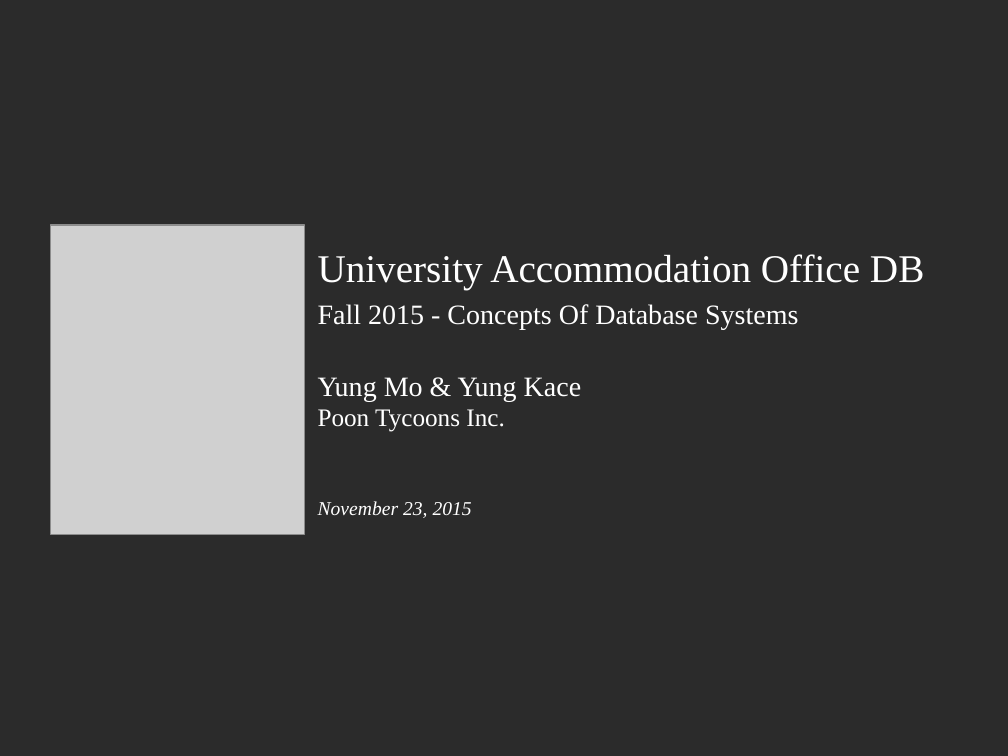
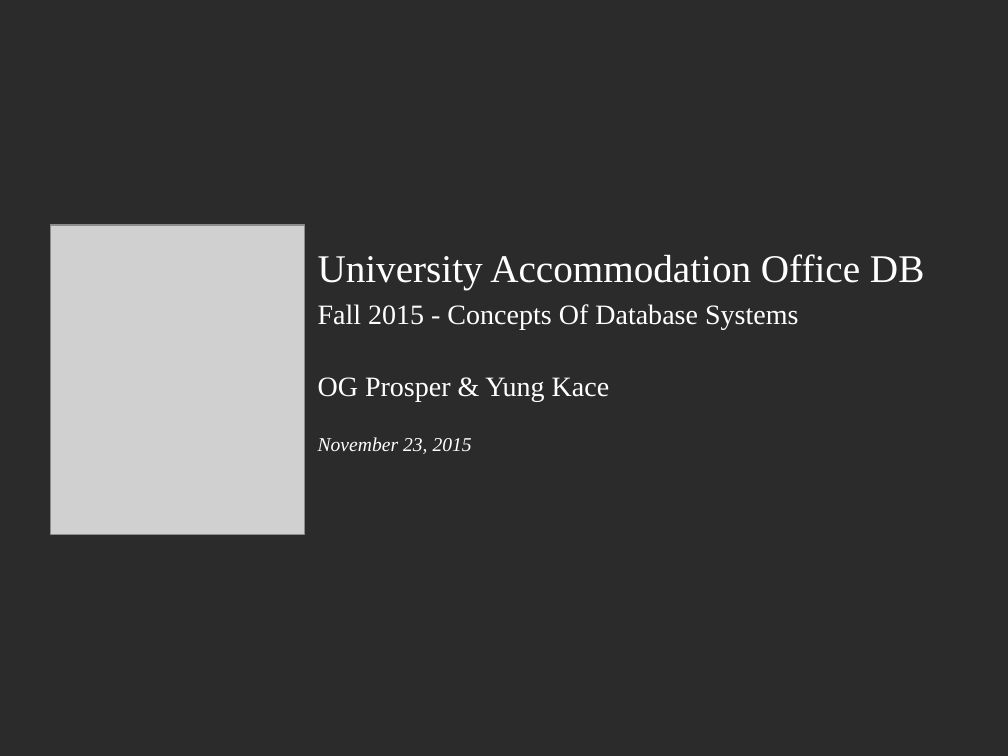
Before and after one commit to mothepro/University-Database, a slide deck: slide 1 of extras/Poon Tycoon Inc..ppt. Drawn at 1008x756 pixels with LibreOffice and Linux fonts; fonts in the diff are those of the drawing; grey boxes stand for pictures; background and template pictures are left out; a plain dark background stands for a picture behind light text. Boxes give left, top, right and bottom in pixels: in the first picture for what was removed or moved away, otherwise in the second. Text is boxed around its words. In the diff, an @@ line names an element or a change of style, - is before the commit and + after.

```diff
--- a/extras/Poon Tycoon Inc..ppt
+++ b/extras/Poon Tycoon Inc..ppt
@@ subtitle at (x1=318, y1=377, x2=610, y2=401): text changed @@
-Yung Mo & Yung Kace
-Poon Tycoons Inc.
+OG Prosper & Yung Kace
```
Also in this commit, not shown: 2 other slides changed, 1 slide added, 1 slide removed, 4 other files.
